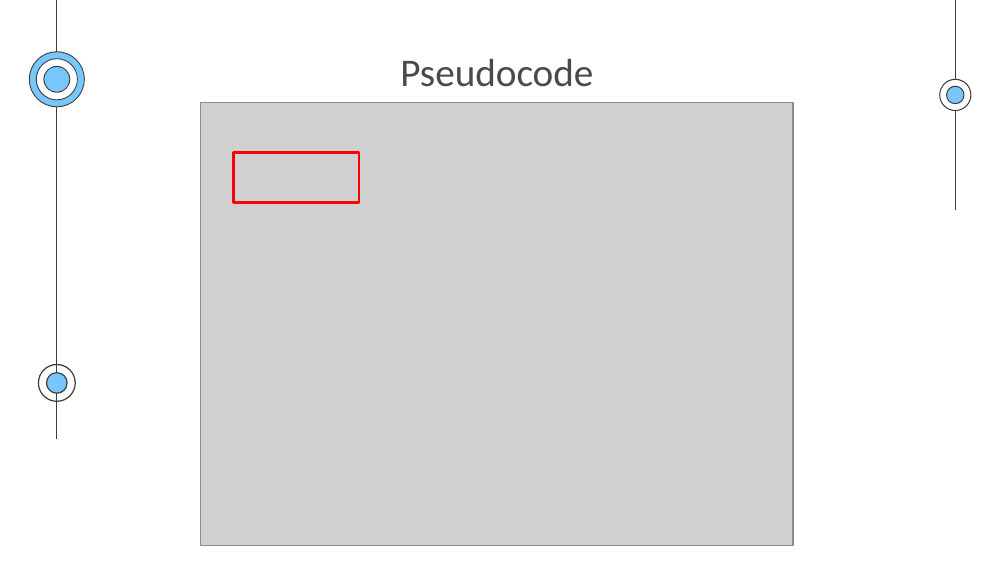
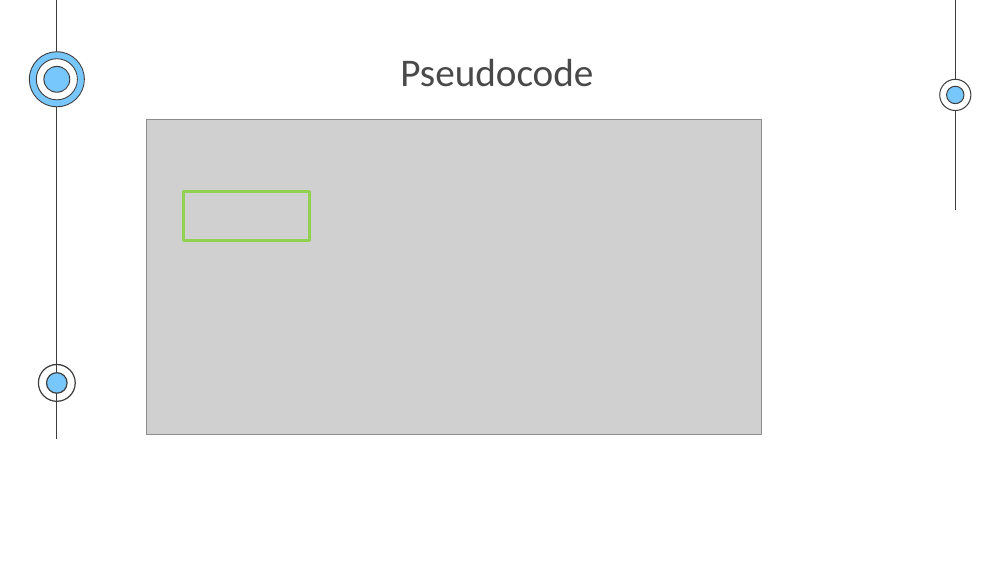
Before and after one commit to pnmq1103/cs163-seminar, a slide deck: slide 32 of presentation.pptx. Drawn at 1008x567 pixels with LibreOffice and Linux fonts; fonts in the diff are those of the drawing; grey boxes stand for pictures. Boxes give left, top, right and bottom in pixels: in the first picture for what was removed or moved away, otherwise in the second. Text is boxed around its words. In the diff, an @@ line names an element or a change of style, - is before the commit and + after.

```diff
--- a/presentation.pptx
+++ b/presentation.pptx
@@ picture: place and size @@
-picture at [201,103,793,545]
+picture at [146,120,761,434]
@@ rectangle: place and size @@
-rectangle at [233,153,359,203]
+rectangle at [183,192,309,241]
@@ rectangle at [183,192,309,241]: outline #FF0000 2 pt to #92D050 2 pt @@
```
Also in this commit, not shown: 28 other slides changed, 5 slides removed.
